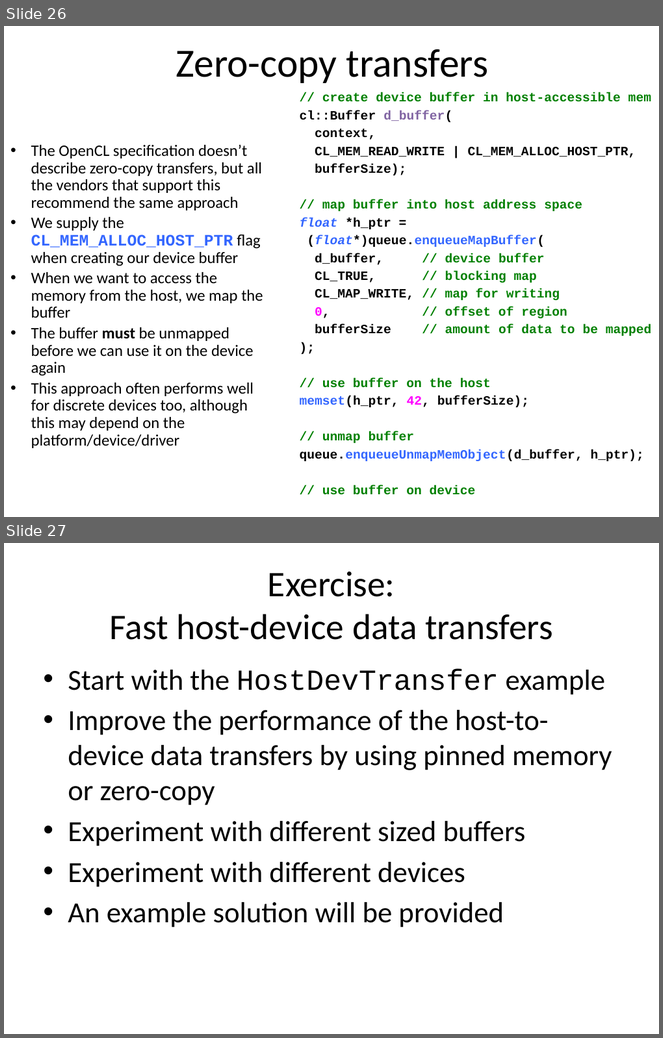
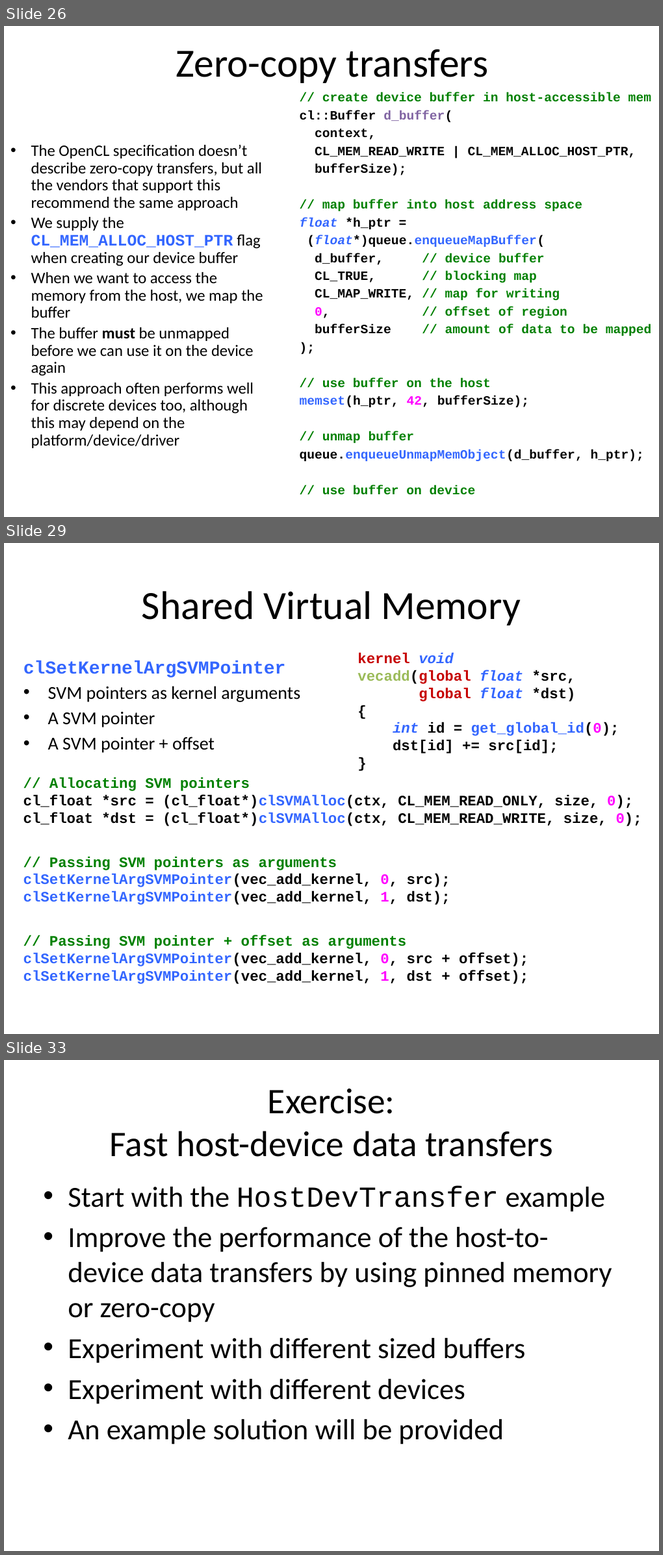
Before and after one commit to UoB-HPC/opencl-training-code, a slide deck: slides/advanced_part1.pptx. Shown one above the other, each under a label of ours: slides 26 and 27 before the commit, slides 26, 29 and 33 after it; the slides between them are not shown. The pictures are 663x1038 and 663x1555 pixels, drawn with LibreOffice and Linux fonts; fonts in the diff are those of the drawing. Boxes give left, top, right and bottom in pixels: in the first picture for what was removed or moved away, otherwise in the second. Text is boxed around its words. In the diff, an @@ line names an element or a change of style, - is before the commit and + after.

```diff
--- a/slides/advanced_part1.pptx
+++ b/slides/advanced_part1.pptx
@@ slide 29 added at (x1=4, y1=543, x2=659, y2=1034), background #FFFFFF @@
@@ title added at (x1=142, y1=591, x2=521, y2=626), 44 pt, text #000000 @@
+Shared Virtual Memory
@@ text added at (x1=358, y1=653, x2=620, y2=754), 16 pt, text #000000, bold @@
+kernel void
+vecadd(global float *src,
+global float *dst)
+{
+int id = get_global_id(0);
+dst[id] += src[id];
+}
@@ text added at (x1=24, y1=661, x2=300, y2=753), 20 pt, text #000000 @@
+clSetKernelArgSVMPointer
+• SVM pointers as kernel arguments
+• A SVM pointer
+• A SVM pointer + offset
@@ text added at (x1=24, y1=778, x2=642, y2=826), 16 pt, text #000000, bold @@
+// Allocating SVM pointers
+cl_float *src = (cl_float*)clSVMAlloc(ctx, CL_MEM_READ_ONLY, size, 0);
+cl_float *dst = (cl_float*)clSVMAlloc(ctx, CL_MEM_READ_WRITE, size, 0);
@@ text added at (x1=24, y1=856, x2=451, y2=905), 16 pt, text #3366FF, bold @@
+// Passing SVM pointers as arguments
+clSetKernelArgSVMPointer(vec_add_kernel, 0, src);
+clSetKernelArgSVMPointer(vec_add_kernel, 1, dst);
@@ text added at (x1=24, y1=936, x2=529, y2=984), 16 pt, text #000000, bold @@
+// Passing SVM pointer + offset as arguments
+clSetKernelArgSVMPointer(vec_add_kernel, 0, src + offset);
+clSetKernelArgSVMPointer(vec_add_kernel, 1, dst + offset);
@@ what was slide 27 is now slide 33 @@
```
Also in this commit, not shown: 5 other slides added.
